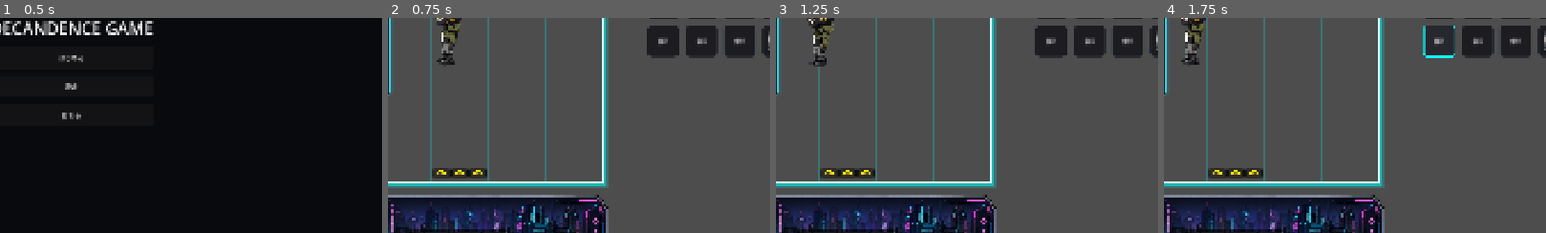
Above: before the commit, frames 1-4 (left to right).
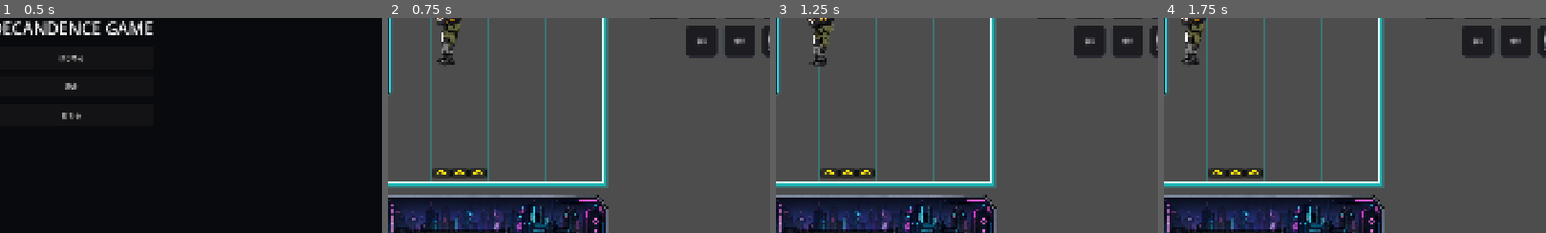
Above: after the commit, the same moments.

Repository: grimoire1089-coder/optimistic
Game: Godot game, scene res://Scenes/Boot/TitleScene.tscn
Same seed, same stepped clock (60 frames per second), same inputs: the game is played once before the commit and once after it. Sound files missing from this copy of the repository are replaced by a short silence.
Inputs (mouse positions are % of the whole screen's width and height, from its top left):
- Up to frame 1 (0.5 s): no input
- Up to frame 2 (0.75 s): click "はじめる" at 0.5 s
- Up to frame 3 (1.25 s): no input
- Up to frame 4 (1.75 s): click (77, 43) at 1.25 s, where only the run before the commit has a clickable "仮01"
The pictures show only the part of the screen within x 41-91%, y 38-88%; the shares and areas given below are measured in that part.

Frame 1 is identical in both runs. In frame 2, 1.2% of the frame differs, in the area x 67-77%, y 3-19%; in frame 3, 1.2%; in frame 4, 1.2%.

Commit message:
Replace first placeholder with plan button layout

Diff:
--- a/Scripts/UI/HUD/Modules/RightHudLayoutModule.gd
+++ b/Scripts/UI/HUD/Modules/RightHudLayoutModule.gd
@@ -14,7 +14,7 @@
 const CRAFT_MENU_SIZE := Vector2(304.0, 172.0)
 
 const PASSIVE_FRAME_BUTTONS := [
-	"PlaceholderHudButton01",
+	"PlanHudButton",
 	"PlaceholderHudButton02",
 	"PlaceholderHudButton03",
 	"PlaceholderHudButton05",
@@ -31,7 +31,7 @@
 	"CraftButton": Vector2(HudButtonStyle.SECOND_ROW_CRAFT_LEFT, HudButtonStyle.SECOND_ROW_TOP),
 	"SettingsButton": Vector2(HudButtonStyle.THIRD_ROW_PLACEHOLDER_05_LEFT, HudButtonStyle.THIRD_ROW_TOP),
 	"BillButton": Vector2(HudButtonStyle.SECOND_ROW_BILL_LEFT, HudButtonStyle.SECOND_ROW_TOP),
-	"PlaceholderHudButton01": Vector2(HudButtonStyle.THIRD_ROW_PLACEHOLDER_01_LEFT, HudButtonStyle.THIRD_ROW_TOP),
+	"PlanHudButton": Vector2(HudButtonStyle.THIRD_ROW_PLACEHOLDER_01_LEFT, HudButtonStyle.THIRD_ROW_TOP),
 	"PlaceholderHudButton02": Vector2(HudButtonStyle.THIRD_ROW_PLACEHOLDER_02_LEFT, HudButtonStyle.THIRD_ROW_TOP),
 	"PlaceholderHudButton03": Vector2(HudButtonStyle.THIRD_ROW_PLACEHOLDER_03_LEFT, HudButtonStyle.THIRD_ROW_TOP),
 	"EncyclopediaButton": Vector2(HudButtonStyle.THIRD_ROW_PLACEHOLDER_04_LEFT, HudButtonStyle.THIRD_ROW_TOP),
